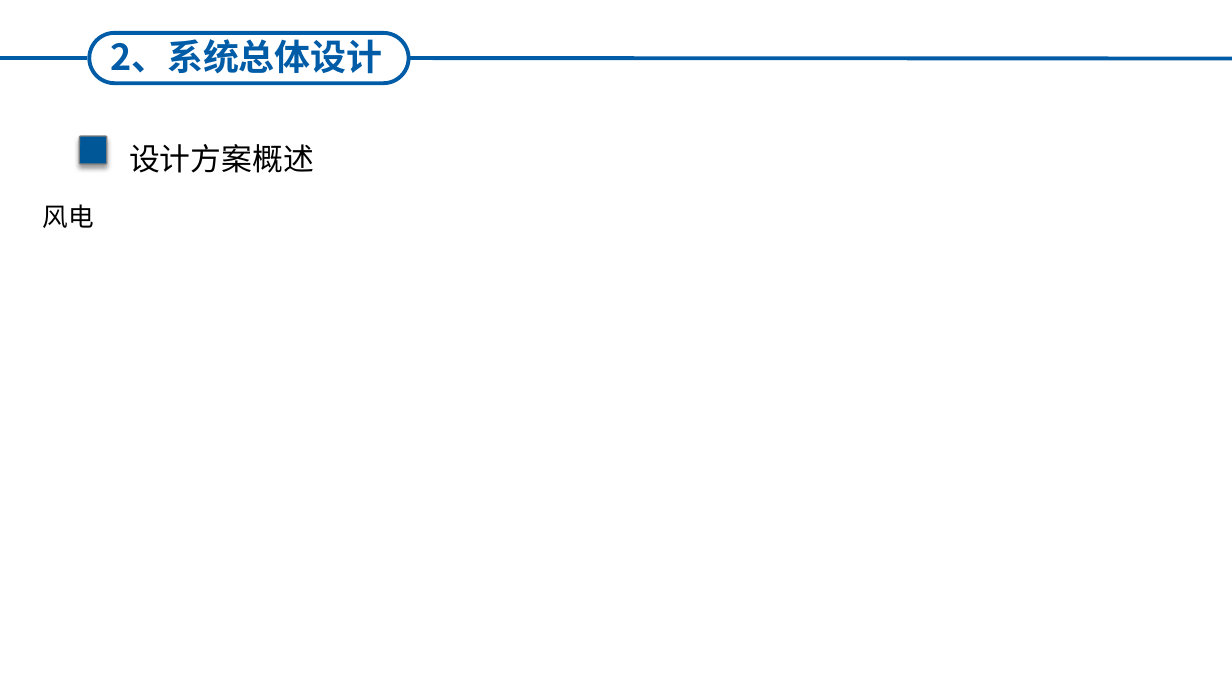
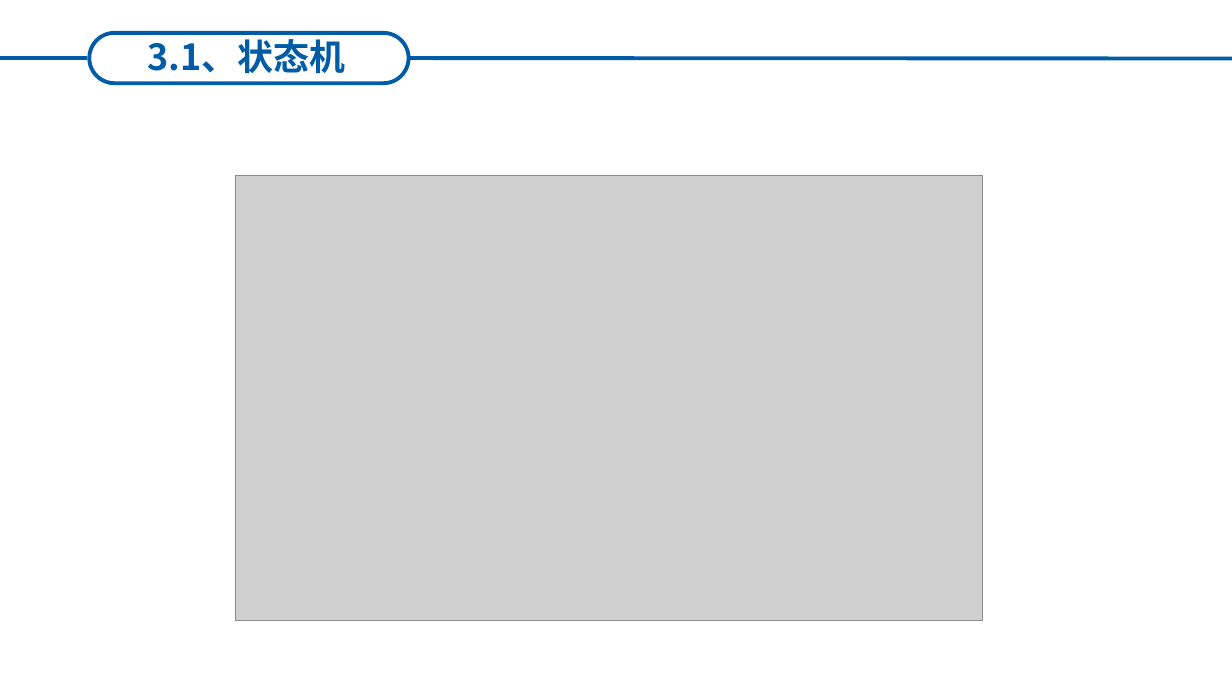
Before and after one commit to HNing109/StudyNotes, a slide deck: slide 8 of Golang_学习笔记/Golang_Web_学习笔记/ETCD_学习笔记/ETCD-调研.pptx. Drawn at 1232x693 pixels with LibreOffice and Linux fonts; fonts in the diff are those of the drawing; grey boxes stand for pictures. Boxes give left, top, right and bottom in pixels: in the first picture for what was removed or moved away, otherwise in the second. Text is boxed around its words. In the diff, an @@ line names an element or a change of style, - is before the commit and + after.

```diff
--- a/Golang_学习笔记/Golang_Web_学习笔记/ETCD_学习笔记/ETCD-调研.pptx
+++ b/Golang_学习笔记/Golang_Web_学习笔记/ETCD_学习笔记/ETCD-调研.pptx
@@ text at bbox=[148, 34, 346, 74]: text changed @@
-2、系统总体设计
+3.1、状态机
@@ rounded rectangle removed at bbox=[79, 136, 107, 164] @@
@@ text removed at bbox=[129, 144, 314, 173] @@
-设计方案概述
@@ picture added at bbox=[235, 176, 982, 620] @@
@@ text removed at bbox=[42, 204, 93, 228] @@
-风电
```
Also in this commit, not shown: 6 other slides changed, 6 slides added, 6 other files.
